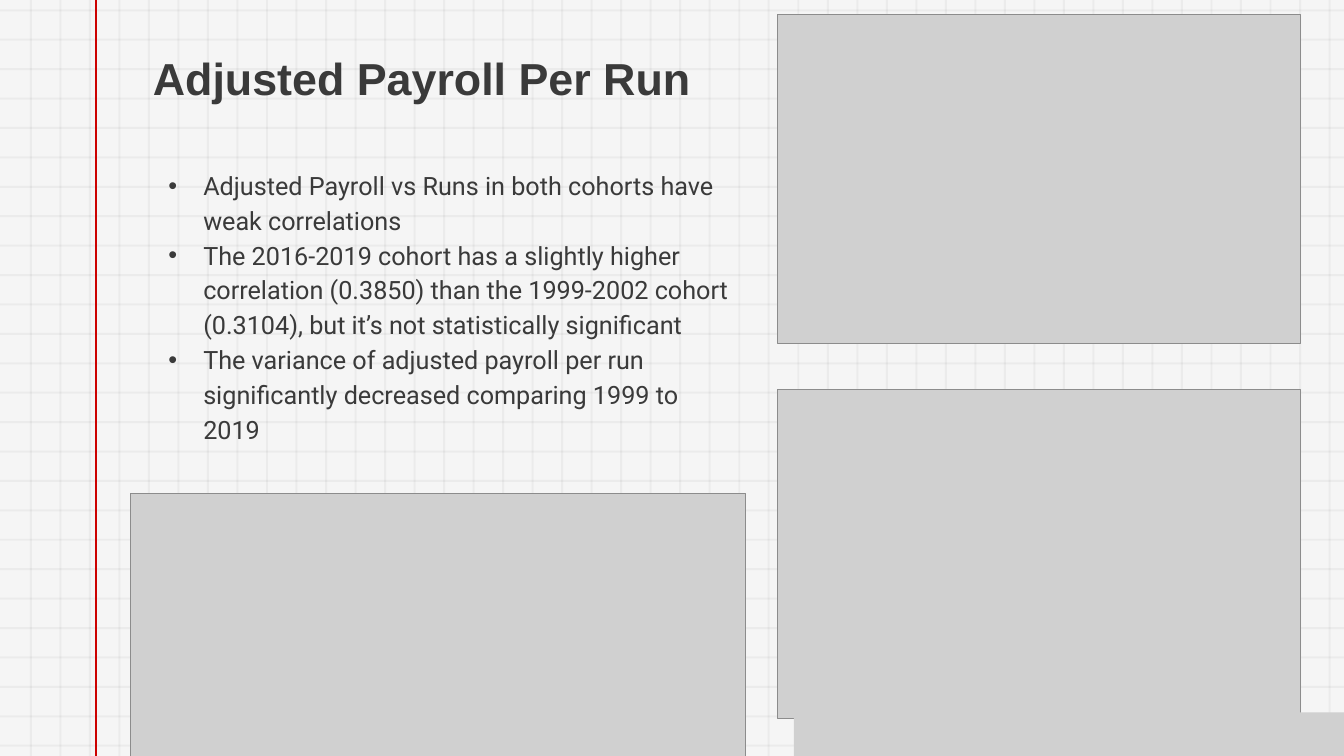
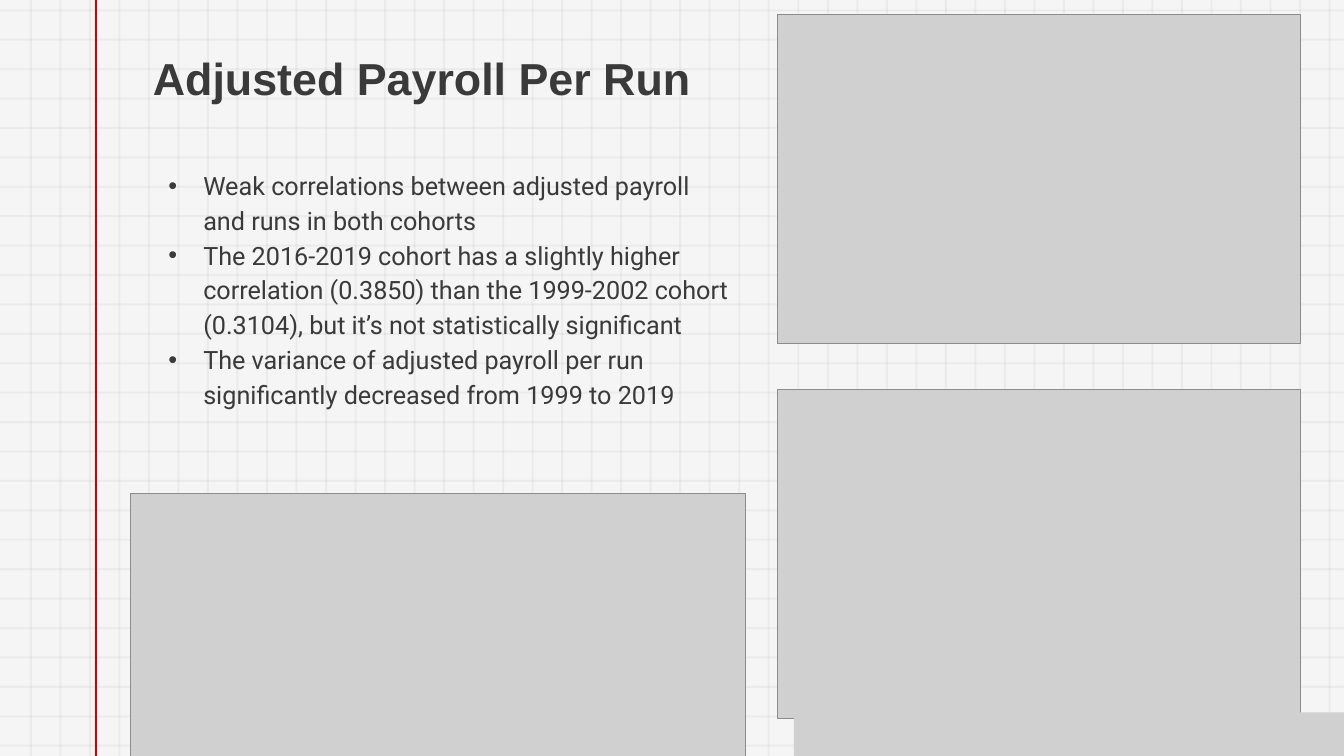
Before and after one commit to DanPaine/DanPaine.github.io, a slide deck: slide 8 of images/The Effect of Moneyball on Major League Baseball.pptx. Drawn at 1344x756 pixels with LibreOffice and Linux fonts; fonts in the diff are those of the drawing; grey boxes stand for pictures. Boxes give left, top, right and bottom in pixels: in the first picture for what was removed or moved away, otherwise in the second. Text is boxed around its words. In the diff, an @@ line names an element or a change of style, - is before the commit and + after.

```diff
--- a/images/The Effect of Moneyball on Major League Baseball.pptx
+++ b/images/The Effect of Moneyball on Major League Baseball.pptx
@@ text at (x1=203, y1=176, x2=689, y2=231): text changed @@
-• Adjusted Payroll vs Runs in both cohorts have weak correlations
+• Weak correlations between adjusted payroll and runs in both cohorts
@@ text at (x1=203, y1=350, x2=675, y2=410): text changed @@
-• The variance of adjusted payroll per run significantly decreased comparing 1999 to 2019
+• The variance of adjusted payroll per run significantly decreased from 1999 to 2019
```
Also in this commit, not shown: 9 other slides changed.
